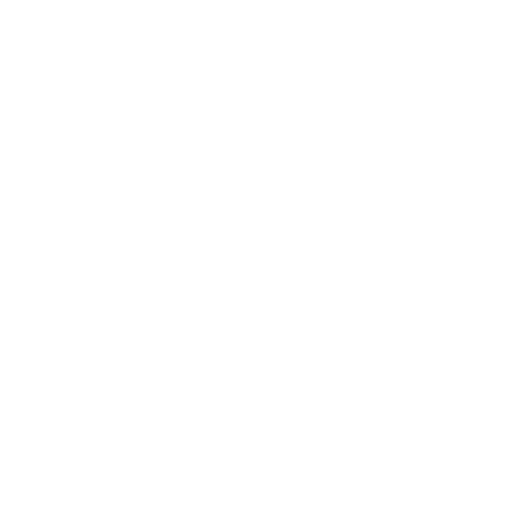
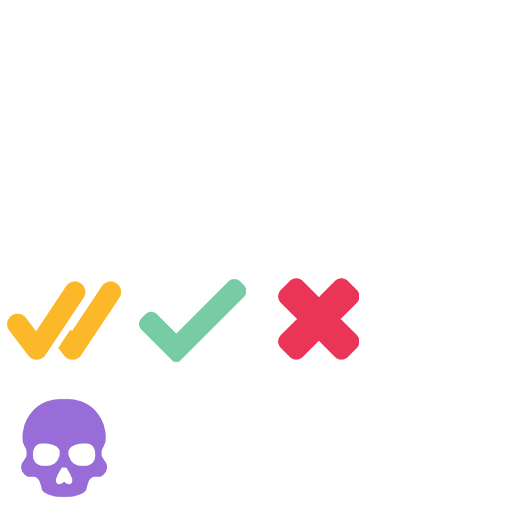
Layer changes from the first 512 × 512 image to the second:
added layer "double-check" above "skull (1)" over box(7, 281, 121, 360)
added layer "skull (1)" above "failed" over box(21, 399, 107, 497)
added layer "failed" above "check" over box(278, 278, 359, 360)
added layer "check" above "explosion" over box(139, 279, 246, 362)
